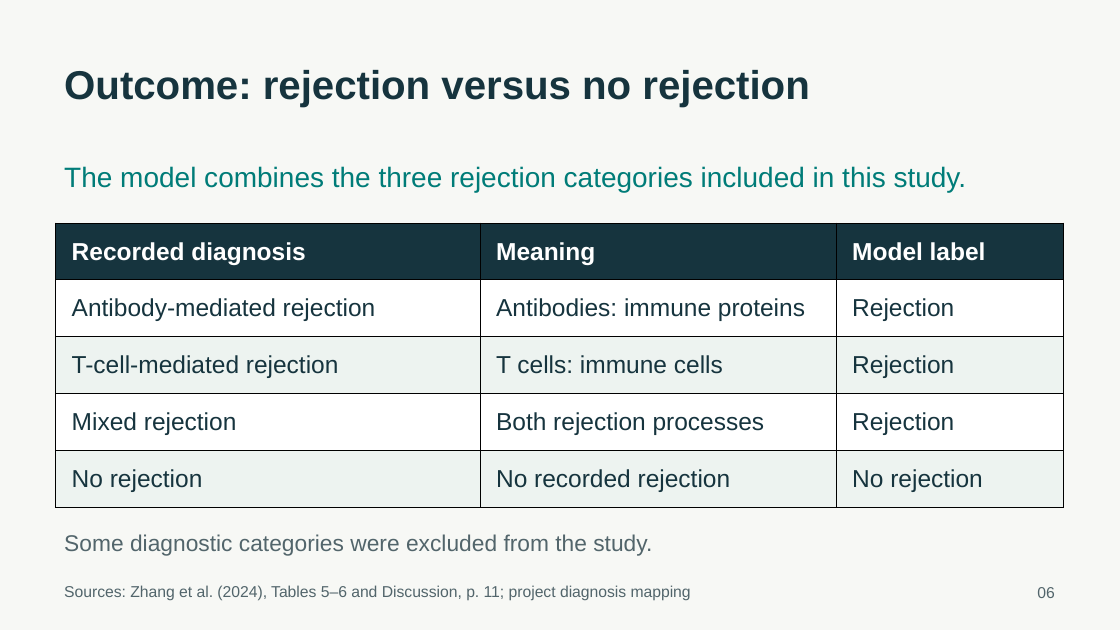
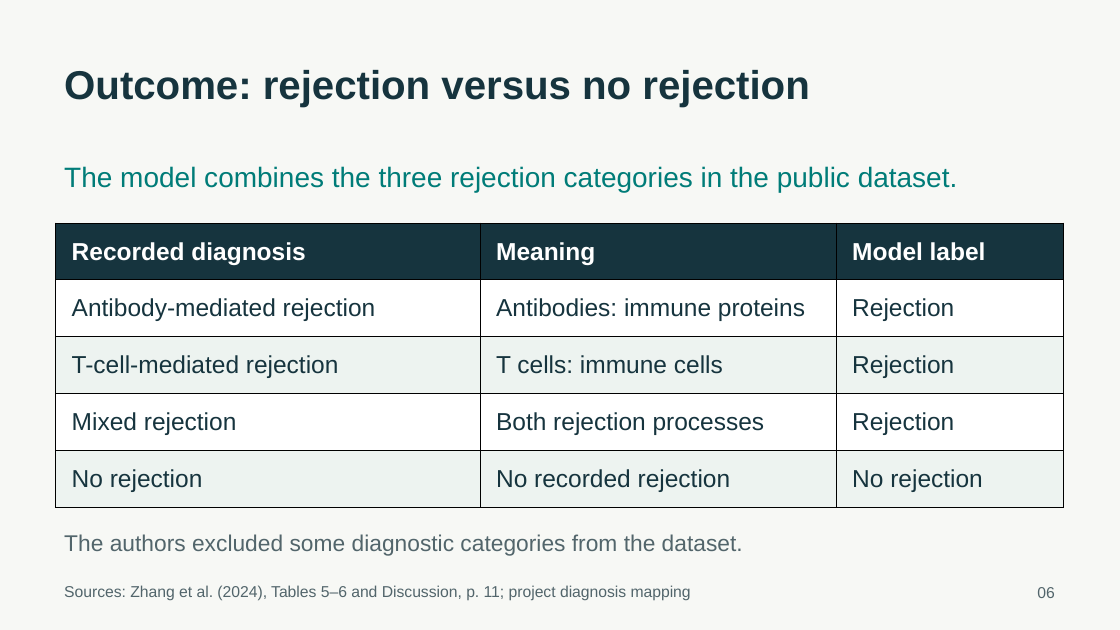
Before and after one commit to ca34525/Kidney-Biopsy-Rejection-Classifier, a slide deck: slide 6 of presentation/unos_kidney_biopsy.pptx. Drawn at 1120x630 pixels with LibreOffice and Linux fonts; fonts in the diff are those of the drawing. Boxes give left, top, right and bottom in pixels: in the first picture for what was removed or moved away, otherwise in the second. Text is boxed around its words. In the diff, an @@ line names an element or a change of style, - is before the commit and + after.

Commit message:
Clarify presentation metrics and model-choice stability

```diff
--- a/presentation/unos_kidney_biopsy.pptx
+++ b/presentation/unos_kidney_biopsy.pptx
@@ text at [64, 166, 958, 192]: text changed @@
-The model combines the three rejection categories included in this study.
+The model combines the three rejection categories in the public dataset.
@@ text at [64, 534, 743, 556]: text changed @@
-Some diagnostic categories were excluded from the study.
+The authors excluded some diagnostic categories from the dataset.
```
Also in this commit, not shown: 17 other slides changed, 2 slides added, 1 slide removed, 32 other files.
